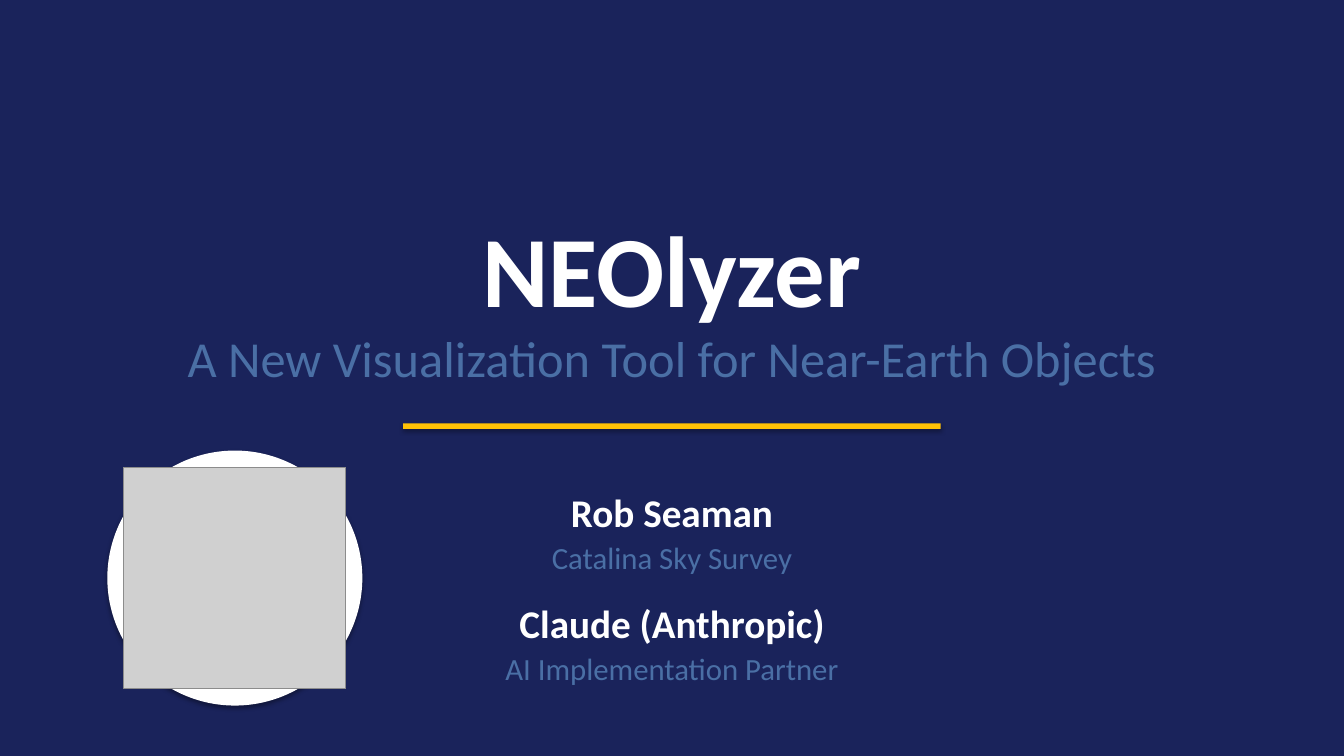
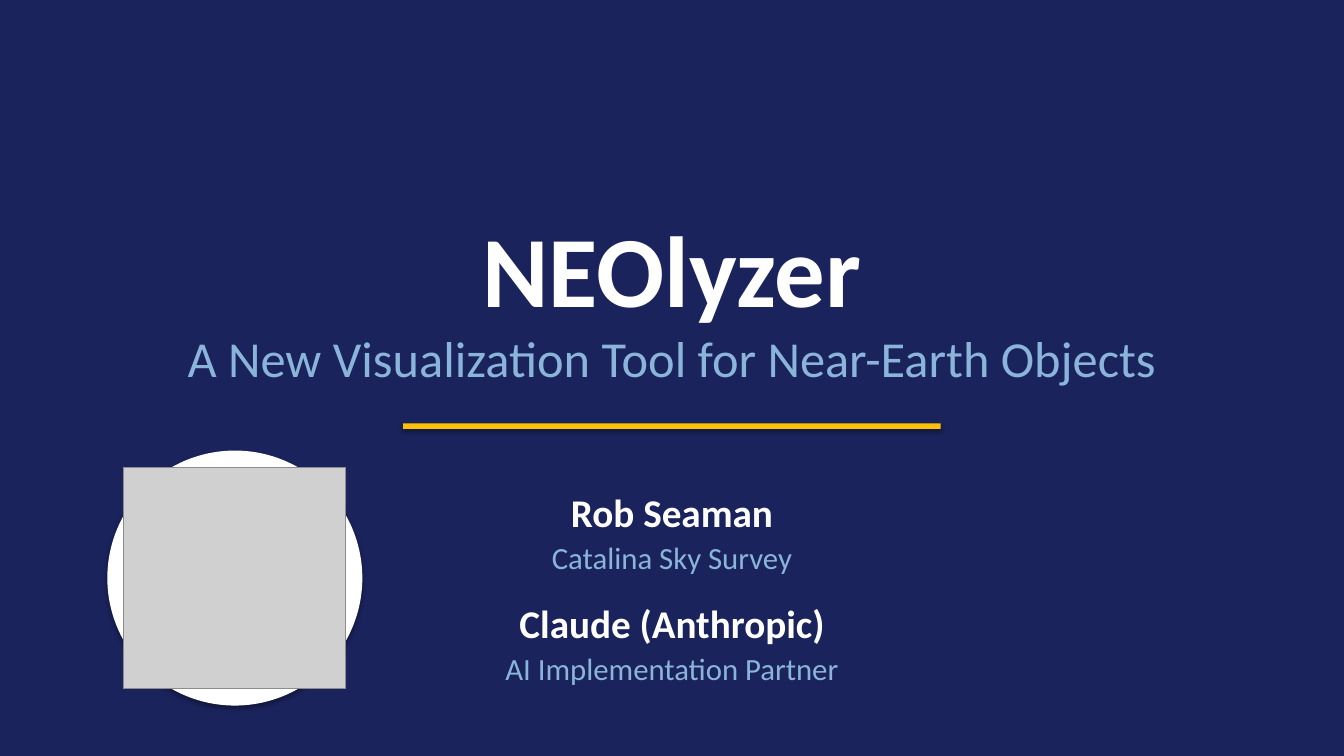
Before and after one commit to rlseaman/neolyzer, a slide deck: slide 1 of presentations/NEOlyzer_Demo.pptx. Drawn at 1344x756 pixels with LibreOffice and Linux fonts; fonts in the diff are those of the drawing; grey boxes stand for pictures. Boxes give left, top, right and bottom in pixels: in the first picture for what was removed or moved away, otherwise in the second. Text is boxed around its words. In the diff, an @@ line names an element or a change of style, - is before the commit and + after.

```diff
--- a/presentations/NEOlyzer_Demo.pptx
+++ b/presentations/NEOlyzer_Demo.pptx
@@ text colour #4A6FA5 to #8AB4D9 in 3 elements at box(188, 342, 1156, 386), box(552, 547, 792, 574), box(505, 658, 838, 685) @@
```
Also in this commit, not shown: 8 other slides changed, 1 other file.
